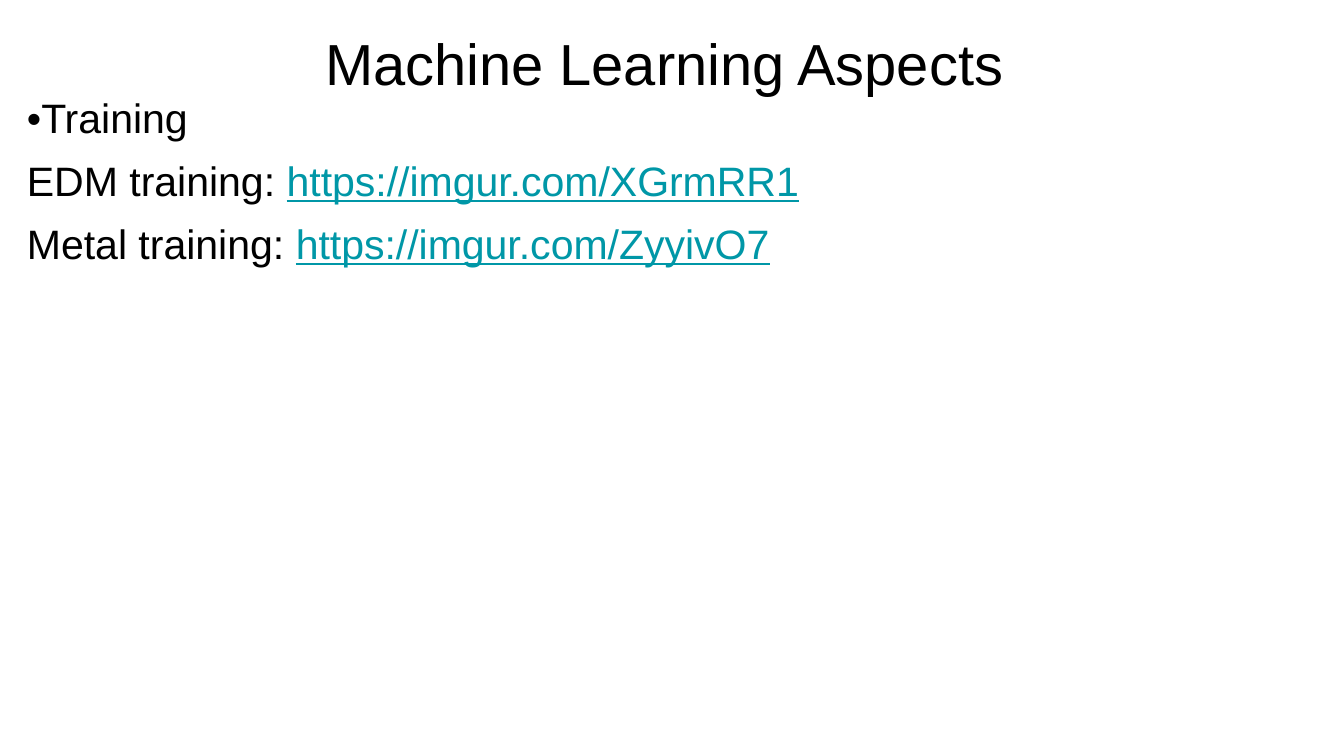
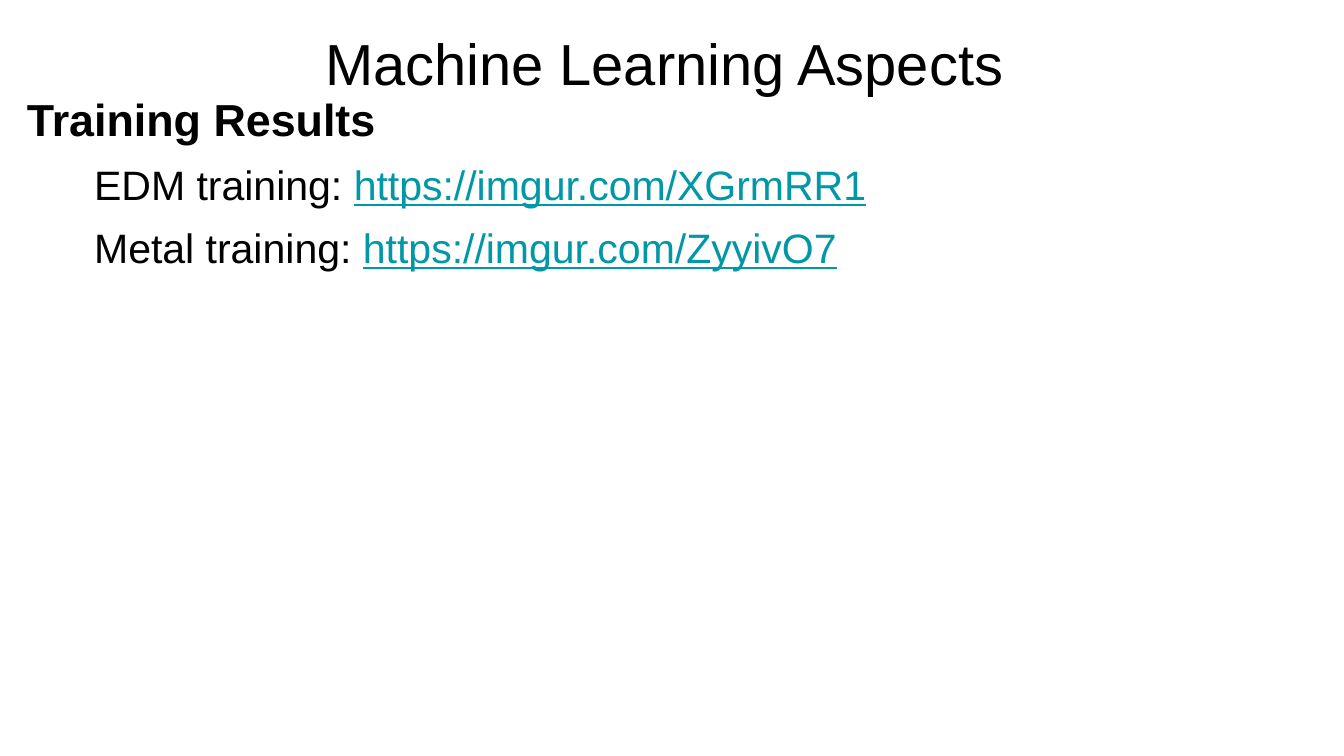
Before and after one commit to mmcdermott011/GAAAN, a slide deck: slide 12 of images/Final Presentation.pptx. Drawn at 1344x756 pixels with LibreOffice and Linux fonts; fonts in the diff are those of the drawing. Boxes give left, top, right and bottom in pixels: in the first picture for what was removed or moved away, otherwise in the second. Text is boxed around its words. In the diff, an @@ line names an element or a change of style, - is before the commit and + after.

```diff
--- a/images/Final Presentation.pptx
+++ b/images/Final Presentation.pptx
@@ text at <box>27,103,376,145</box>: text changed; size 22 to 24 pt; bold on @@
-•Training
+Training Results
@@ text at <box>94,170,866,271</box>: indent changed @@
```
Also in this commit, not shown: 12 other slides changed, 7 slides added, 3 slides removed, 13 other files.
